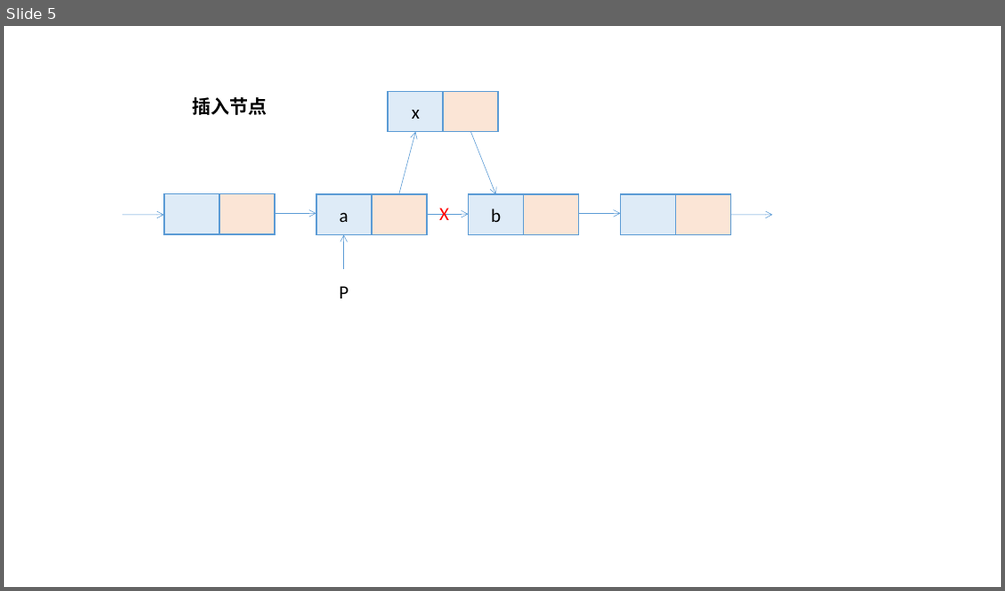
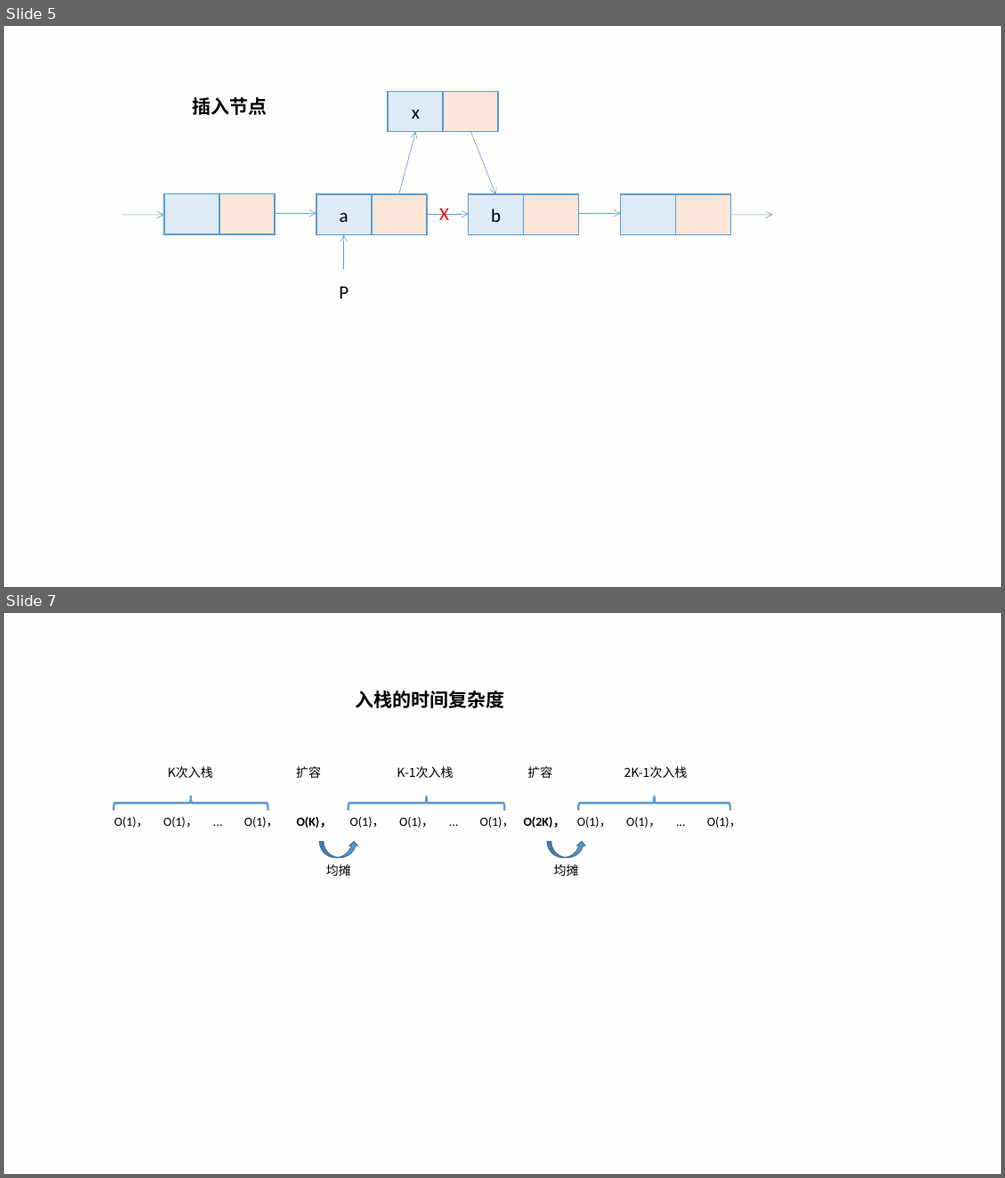
Before and after one commit to LXMAJS/Documents, a slide deck: ForceTree/数据结构和算法/数据结构与算法之美/Images/数据结构与算法之美_笔记配图.pptx. Shown one above the other, each under a label of ours: slide 5 before the commit, slides 5 and 7 after it; the slides between them are not shown. The pictures are 1005x591 and 1005x1178 pixels, drawn with LibreOffice and Linux fonts; fonts in the diff are those of the drawing. Boxes give left, top, right and bottom in pixels: in the first picture for what was removed or moved away, otherwise in the second. Text is boxed around its words. In the diff, an @@ line names an element or a change of style, - is before the commit and + after.

```diff
--- a/ForceTree/数据结构和算法/数据结构与算法之美/Images/数据结构与算法之美_笔记配图.pptx
+++ b/ForceTree/数据结构和算法/数据结构与算法之美/Images/数据结构与算法之美_笔记配图.pptx
@@ slide 7 added at bbox=[4, 613, 1001, 1174], background #FFF2CC at 4% opacity @@
@@ text added at bbox=[356, 690, 505, 708], 18 pt, text #000000, bold @@
+入栈的时间复杂度
@@ text added at bbox=[168, 766, 213, 778], 12 pt, text #000000 @@
+K次入栈
@@ text added at bbox=[296, 766, 321, 778], 12 pt, text #000000 @@
+扩容
@@ text added at bbox=[396, 766, 453, 778], 12 pt, text #000000 @@
+K-1次入栈
@@ text added at bbox=[527, 766, 552, 778], 12 pt, text #000000 @@
+扩容
@@ text added at bbox=[624, 766, 688, 778], 12 pt, text #000000 @@
+2K-1次入栈
@@ left brace added at bbox=[113, 796, 268, 811], outline #5B9BD5 2 pt @@
@@ left brace added at bbox=[348, 795, 504, 810], outline #5B9BD5 2 pt @@
@@ left brace added at bbox=[578, 795, 730, 810], outline #5B9BD5 2 pt @@
@@ text added at bbox=[114, 817, 149, 827], 12 pt, text #000000 @@
+O(1)，
@@ text added at bbox=[163, 817, 198, 827], 12 pt, text #000000 @@
+O(1)，
@@ text added at bbox=[206, 811, 231, 833], 12 pt, text #000000 @@
+...
@@ text added at bbox=[244, 817, 279, 827], 12 pt, text #000000 @@
+O(1)，
@@ text added at bbox=[297, 817, 332, 827], 12 pt, text #000000, bold @@
+O(K)，
@@ text added at bbox=[350, 817, 385, 827], 12 pt, text #000000 @@
+O(1)，
@@ text added at bbox=[399, 817, 434, 827], 12 pt, text #000000 @@
+O(1)，
@@ text added at bbox=[442, 811, 467, 833], 12 pt, text #000000 @@
+...
@@ text added at bbox=[480, 817, 515, 827], 12 pt, text #000000 @@
+O(1)，
@@ text added at bbox=[524, 817, 566, 827], 12 pt, text #000000, bold @@
+O(2K)，
@@ text added at bbox=[577, 817, 612, 827], 12 pt, text #000000 @@
+O(1)，
@@ text added at bbox=[626, 817, 661, 827], 12 pt, text #000000 @@
+O(1)，
@@ text added at bbox=[669, 811, 695, 833], 12 pt, text #000000 @@
+...
@@ text added at bbox=[707, 817, 742, 827], 12 pt, text #000000 @@
+O(1)，
@@ curved up arrow added at bbox=[320, 841, 358, 858], fill #5B9BD5, outline #43739E 1 pt @@
@@ curved up arrow added at bbox=[547, 841, 586, 858], fill #5B9BD5, outline #43739E 1 pt @@
@@ text added at bbox=[326, 864, 351, 876], 12 pt, text #000000 @@
+均摊
@@ text added at bbox=[554, 864, 579, 876], 12 pt, text #000000 @@
+均摊
```
Also in this commit, not shown: 4 other slides changed, 2 other slides added, 8 other files.
